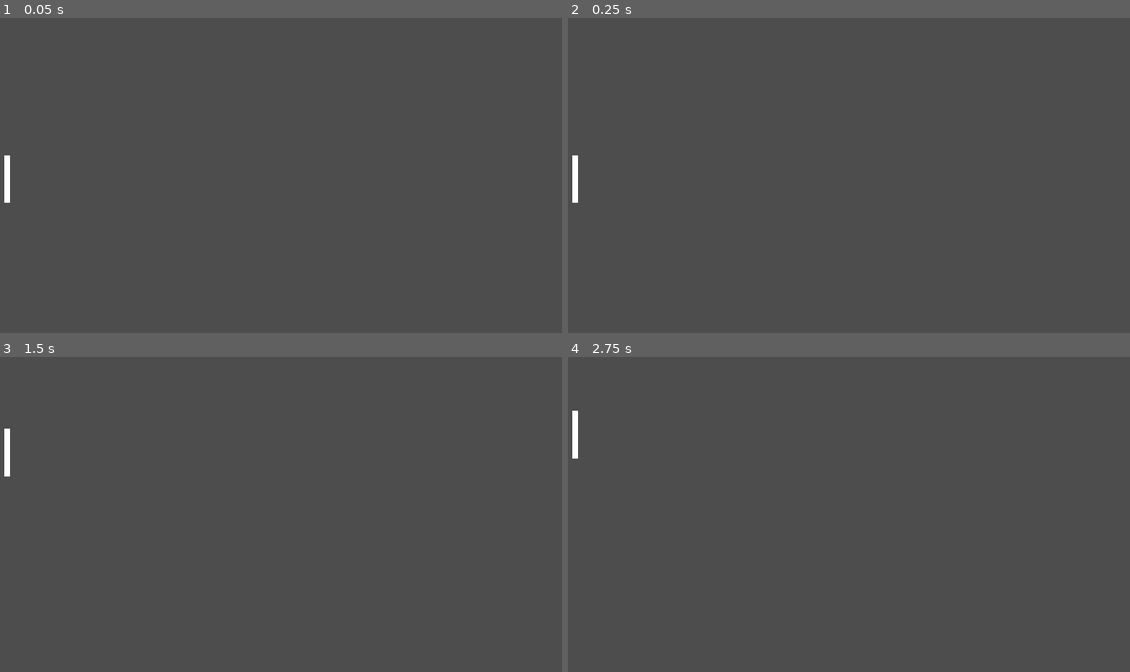
Above: before the commit, frames 1-4 (two rows, left to right).
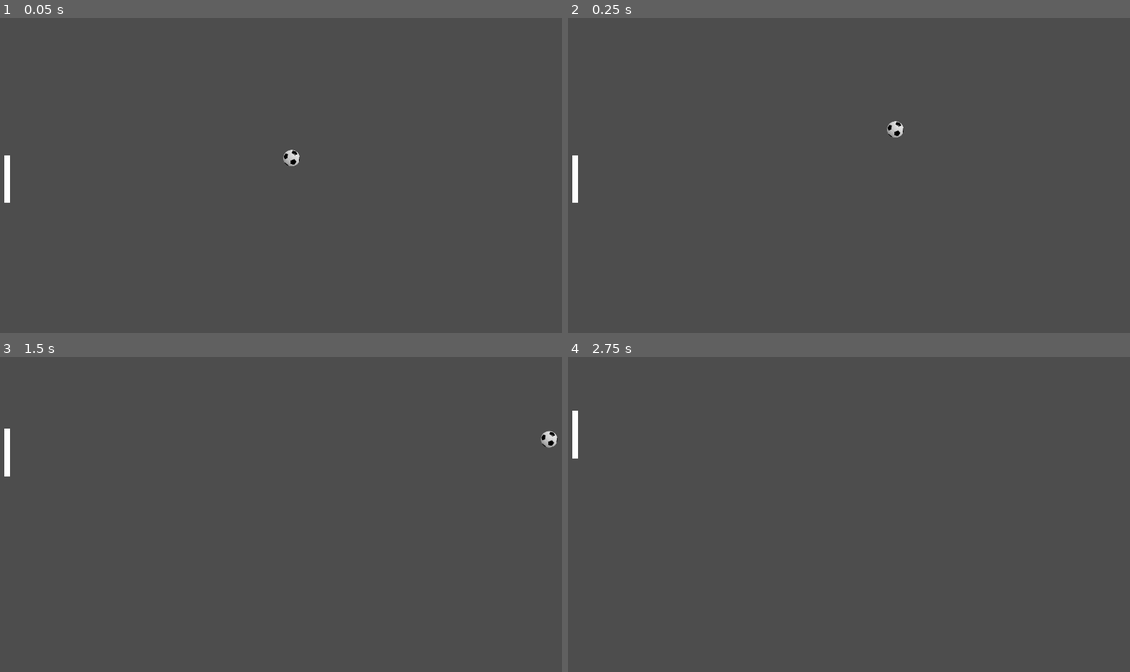
Above: after the commit, the same moments.

Repository: SebaMat3/pong
Game: Godot game, scene res://level.tscn
Two runs of this game, one before a commit and one after it. Both use one fixed random seed, a clock stepped at 60 frames per second and the inputs below.
Inputs:
- Up to frame 1 (0.05 s): no input
- Up to frame 2 (0.25 s): no input
- Up to frame 3 (1.5 s): hold Up (ui_up) 0.53-1.28 s; hold Down (ui_down) from 1.28 s (still down)
- Up to frame 4 (2.75 s): release Down (ui_down) at 2.03 s; hold Up (ui_up) from 2.03 s (still down)

The runs differ from the first frame. In frame 1, 0.1% of the frame differs, in the area x 50-54%, y 41-48%; in frame 2, 0.1%; in frame 3, 0.1%, in the area x 96-100%, y 23-29%; in frame 4, nothing differs.

Commit message:
The ball script and scene are ready.

Diff:
--- /dev/null
+++ b/Ball.gd
@@ -0,0 +1,27 @@
+extends CharacterBody2D
+
+#speed and direction initialized at zero
+var speed = 0
+var direction = Vector2.ZERO
+#boolean state variable - "to know if something is happening"
+var is_moving = false
+
+#what we want the ball to do once its loaded
+func _ready():
+	#godot function that enerates new seed for randi() -> IMPORTANT
+	randomize()
+
+	speed = 600
+	#horizontal direction chosen randomly
+	direction.x = [-1,1][randi() % 2]
+	#vertical direction chosen randomly -> 0.8 = diagonal direction
+	direction.y = [-0.8,0.8][randi() % 2]
+	#if all this is happening then
+	is_moving = true
+
+#the function that executes itself at every frame, giving us the living effect
+func _physics_process(delta):	#delta gives us the % of time happening between frames
+		if is_moving:
+			var collide = move_and_collide(speed * direction * delta)
+			if collide:
+				direction = direction.bounce(collide.get_normal())
--- /dev/null
+++ b/Ball.tscn
@@ -0,0 +1,16 @@
+[gd_scene load_steps=4 format=3 uid="uid://ct3201drt1ce2"]
+
+[ext_resource type="Script" path="res://Ball.gd" id="1_gshv5"]
+[ext_resource type="Texture2D" uid="uid://deoqpw5a1ub8o" path="res://Assets/pngwing.com.png" id="2_0tgka"]
+
+[sub_resource type="CircleShape2D" id="CircleShape2D_lttxq"]
+radius = 28.0
+
+[node name="Ball" type="CharacterBody2D"]
+script = ExtResource("1_gshv5")
+
+[node name="CollisionShape2D" type="CollisionShape2D" parent="."]
+shape = SubResource("CircleShape2D_lttxq")
+
+[node name="Sprite2D" type="Sprite2D" parent="."]
+texture = ExtResource("2_0tgka")
--- a/level.tscn
+++ b/level.tscn
@@ -1,7 +1,8 @@
-[gd_scene load_steps=5 format=3 uid="uid://euiwvn07vrfp"]
+[gd_scene load_steps=6 format=3 uid="uid://euiwvn07vrfp"]
 
 [ext_resource type="PackedScene" uid="uid://dow44olk1dfrb" path="res://Player.tscn" id="1_57x1u"]
 [ext_resource type="Script" path="res://Player.gd" id="2_t0iwi"]
+[ext_resource type="PackedScene" uid="uid://ct3201drt1ce2" path="res://Ball.tscn" id="3_tsef7"]
 
 [sub_resource type="RectangleShape2D" id="RectangleShape2D_fexkk"]
 size = Vector2(1920, 50)
@@ -37,3 +38,6 @@
 
 [node name="Player" parent="." instance=ExtResource("1_57x1u")]
 script = ExtResource("2_t0iwi")
+
+[node name="Ball" parent="." instance=ExtResource("3_tsef7")]
+position = Vector2(982, 494)
Binary file added: Assets/pngwing.com.png
Not shown, added: Assets/pngwing.com.png.import
Not shown, added: .DS_Store
Not shown, added: Assets/.DS_Store
Not shown, added: Assets/Environment/.DS_Store
